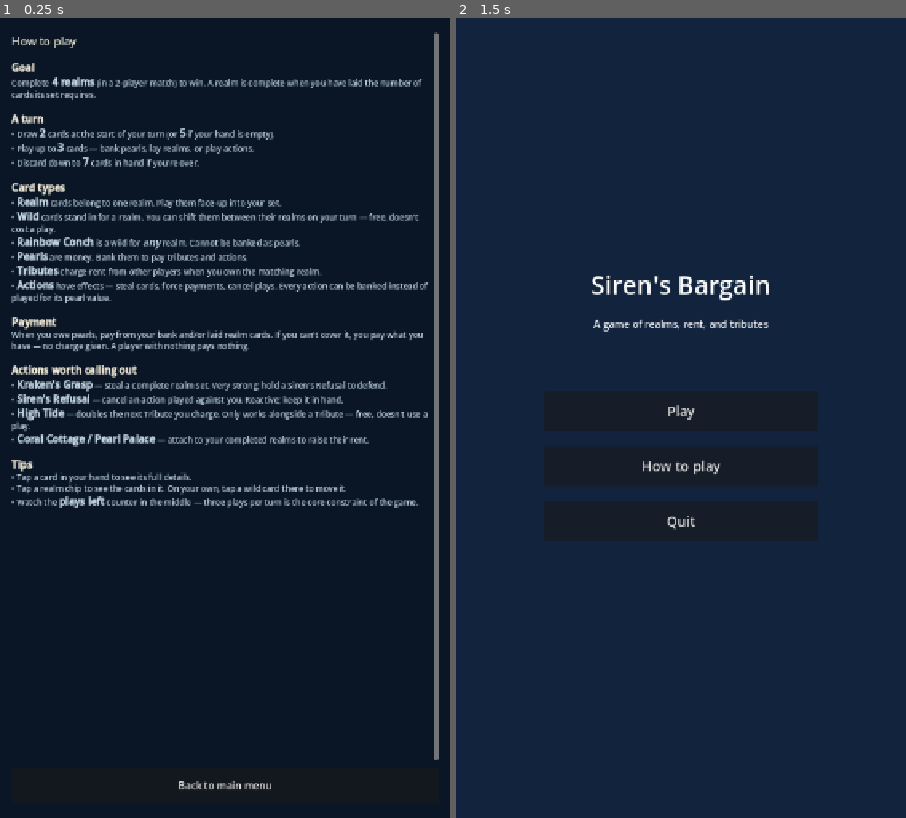
Above: before the commit, frames 1-2 (left to right).
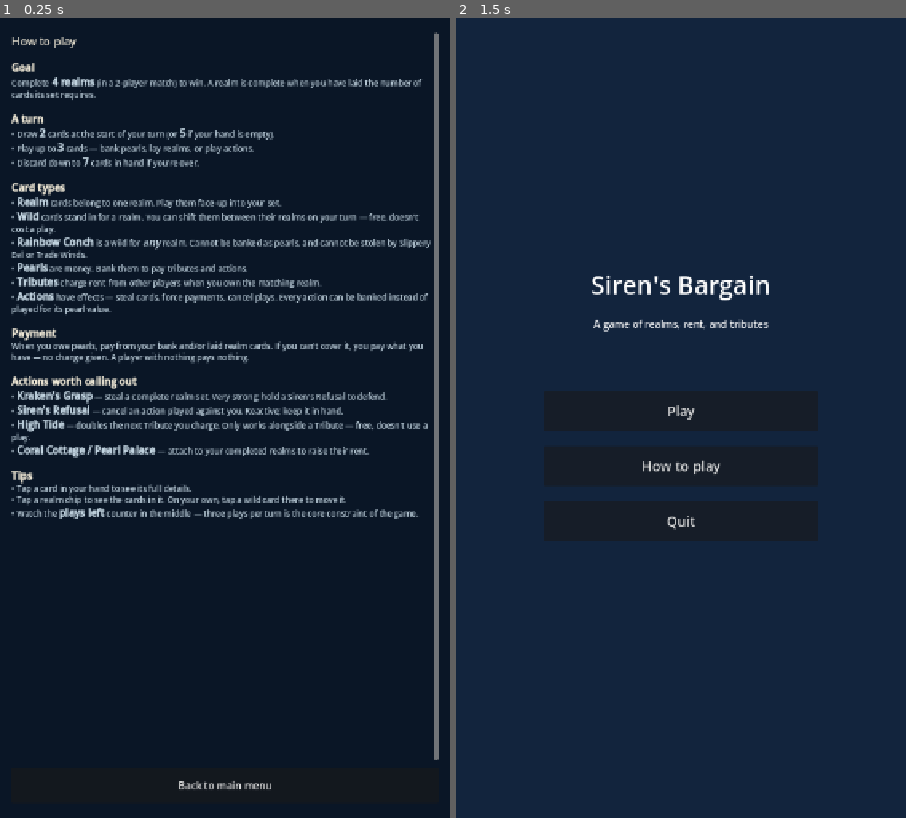
Above: after the commit, the same moments.

Repository: jordansaker/sirens-bargain
Game: Godot game, scene res://scenes/HowToPlay.tscn
Two runs of this game, one before a commit and one after it. Both use one fixed random seed, a clock stepped at 60 frames per second and the inputs below. This scene is started directly instead of the project's main scene.
Inputs (mouse positions are in pixels of both pictures, inside the frame that each line leads up to):
- Up to frame 1 (0.25 s): no input
- Up to frame 2 (1.5 s): tap Enter at 0.5 s; move the mouse to (780, 378) at 0.52 s; hold Shift 0.53-1.25 s; click (780, 378) at 0.67 s; click "Back to main menu" at 1.25 s

The runs differ from the first frame. In frame 1, 10% of the frame differs, in the area x 2-96%, y 27-63%; in frame 2, nothing differs.

Commit message:
Rainbow Conch is un-stealable by single-card mechanics
ActionResolver.can_slippery_eel / slippery_eel reject any stolen_card that
is_rainbow_conch(). Trade Winds rejects a Conch on either side (own_card
or their_card). Kraken's Grasp is unchanged — a Conch inside a completed
set still travels with the whole set.

UI: the peek picker for Eel/Trade shows a "Rainbow Conch can't be stolen"
prompt and reopens the peek instead of silently no-oping. Card-detail
popup and how-to-play screen both mention the rule.

Three new tests cover the guard: 161/161 pass, 857 asserts.

Co-Authored-By: Claude Opus 4.7 (1M context) <noreply@anthropic.com>

Diff:
--- a/scripts/core/ActionResolver.gd
+++ b/scripts/core/ActionResolver.gd
@@ -50,6 +50,11 @@
 			target = p
 			break
 	if target == null:
+		return false
+	# Rainbow Conch is untouchable by Slippery Eel — it's a shared "any realm"
+	# wild and letting it hop between players via a single-card steal would
+	# make it too swingy.
+	if stolen_card.is_rainbow_conch():
 		return false
 	var source_realm := _find_realm(target, stolen_card)
 	if source_realm == "":
@@ -80,6 +85,10 @@
 			target = p
 			break
 	if target == null:
+		return false
+	# Rainbow Conch is untouchable — swapping it either direction would let
+	# it change owners outside a full-set steal.
+	if own_card.is_rainbow_conch() or their_card.is_rainbow_conch():
 		return false
 	var own_source := _find_realm(initiator, own_card)
 	if own_source == "":
@@ -166,6 +175,8 @@
 	var target := _player_by_id(gs, target_id)
 	if target == null:
 		return false
+	if stolen_card.is_rainbow_conch():
+		return false
 	var source_realm := _find_realm(target, stolen_card)
 	if source_realm == "":
 		return false
@@ -185,6 +196,8 @@
 	var target := _player_by_id(gs, target_id)
 	if target == null:
 		return false
+	if own_card.is_rainbow_conch() or their_card.is_rainbow_conch():
+		return false
 	var own_source := _find_realm(initiator, own_card)
 	if own_source == "":
 		return false
--- a/scripts/ui/GameScreen.gd
+++ b/scripts/ui/GameScreen.gd
@@ -854,6 +854,16 @@
 	if target_id < 0 or card == null:
 		_reset_to_idle()
 		return
+	# Rainbow Conch is untouchable — reject with a prompt so the picker feels
+	# consistent (also enforced by the resolver).
+	if card.is_rainbow_conch():
+		_prompt("Rainbow Conch can't be stolen. Pick another card.")
+		# Reopen the peek so the player can try again in the same realm.
+		var pid: int = int(_ctx.get("peek_player", target_id))
+		var realm: String = _ctx.get("peek_realm", "")
+		if not realm.is_empty():
+			_show_realm_peek(pid, realm, Callable(self, "_eel_stolen_picked"))
+		return
 	_eel_pick_dest(target_id, card)
 
 func _eel_pick_dest(target_id: int, stolen: CardData) -> void:
@@ -914,6 +924,13 @@
 func _trade_theirs_picked(card: CardData) -> void:
 	if card == null:
 		_reset_to_idle()
+		return
+	if card.is_rainbow_conch():
+		_prompt("Rainbow Conch can't be swapped. Pick another card.")
+		var realm: String = _ctx.get("peek_realm", "")
+		var pid: int = int(_ctx.get("peek_player", _ctx.get("trade_target", -1)))
+		if not realm.is_empty():
+			_show_realm_peek(pid, realm, Callable(self, "_trade_theirs_picked"))
 		return
 	_ctx["trade_their_card"] = card
 	# Now pick one of our own loose cards to hand over.
@@ -939,6 +956,12 @@
 func _trade_own_picked(card: CardData) -> void:
 	if card == null:
 		_reset_to_idle()
+		return
+	if card.is_rainbow_conch():
+		_prompt("Rainbow Conch can't be swapped. Pick another card.")
+		var realm: String = _ctx.get("peek_realm", "")
+		if not realm.is_empty():
+			_show_realm_peek(HUMAN_ID, realm, Callable(self, "_trade_own_picked"))
 		return
 	# _trade_pick_their_dest picks the destination realm on our board for
 	# their card. Its first arg (own_realm) is ignored — we only need the card.
@@ -1484,7 +1507,7 @@
 			return "Play into %s to build your set. Complete sets win the game (4 in a 2-player match)." % c.realm
 		CardData.Type.WILD_REALM:
 			if c.is_rainbow_conch():
-				return "Plays into any realm. Cannot be banked as pearls. On your turn you can shift it freely between realms — free action."
+				return "Plays into any realm. Cannot be banked as pearls, and can't be taken by Slippery Eel or Trade Winds. On your turn you can shift it freely between realms — free action."
 			return "Plays into either %s. On your turn you can shift it between the two realms — free action." % " or ".join(c.realms)
 		CardData.Type.PEARL:
 			return "Bank it to pay tributes and other players' actions. Pearls can only be banked, not played."
--- a/scripts/ui/HowToPlay.gd
+++ b/scripts/ui/HowToPlay.gd
@@ -21,7 +21,7 @@
 [color=#EDE6D4][b]Card types[/b][/color]
 • [b]Realm[/b] cards belong to one realm. Play them face-up into your set.
 • [b]Wild[/b] cards stand in for a realm. You can shift them between their realms on your turn — free, doesn't cost a play.
-• [b]Rainbow Conch[/b] is a wild for [i]any[/i] realm. Cannot be banked as pearls.
+• [b]Rainbow Conch[/b] is a wild for [i]any[/i] realm. Cannot be banked as pearls, and cannot be stolen by Slippery Eel or Trade Winds.
 • [b]Pearls[/b] are money. Bank them to pay tributes and actions.
 • [b]Tributes[/b] charge rent from other players when you own the matching realm.
 • [b]Actions[/b] have effects — steal cards, force payments, cancel plays. Every action can be banked instead of played for its pearl value.
--- a/tests/test_action_resolver.gd
+++ b/tests/test_action_resolver.gd
@@ -502,6 +502,33 @@
 	assert_false(tm.play_slippery_eel(stray, 1, stolen, "Kelp Forest"))
 	assert_eq((target.realms["Kelp Forest"] as Array).size(), 2, "Untouched")
 
+func _rainbow_conch(id: String = "wild_rainbow_conch_test") -> CardData:
+	var c := CardData.new()
+	c.id = id
+	c.name = "Rainbow Conch"
+	c.type = CardData.Type.WILD_REALM
+	c.value = 0
+	c.realms = Realms.all_realms()
+	return c
+
+func test_eel_cannot_steal_rainbow_conch() -> void:
+	var gs := _game(2, [] as Array[CardData])
+	var tm := TurnManager.new(gs)
+	var thief := gs.current_player()
+	var target := gs.players[1]
+	# Target has a Rainbow Conch loose in Kelp Forest, plus one plain card so
+	# the set is incomplete (so complete-set rule isn't what's blocking us).
+	_stock_realm(target, "Kelp Forest", 1)
+	var conch := _rainbow_conch()
+	target.hand.append(conch)
+	target.play_realm(conch, "Kelp Forest")
+	var eel := _eel()
+	thief.hand.append(eel)
+	assert_false(tm.play_slippery_eel(eel, 1, conch, "Kelp Forest"),
+		"Rainbow Conch is untouchable by Slippery Eel")
+	assert_true((target.realms["Kelp Forest"] as Array).has(conch),
+		"Conch stayed with the target")
+
 # ---- Trade Winds ----
 
 func _trade(id: String = "trade_1") -> CardData:
@@ -533,6 +560,43 @@
 	assert_eq((me.realms["Tide Pools"] as Array).size(), 1,
 		"Your Tide came to me")
 	assert_eq((you.realms["Tide Pools"] as Array).size(), 0)
+
+func test_trade_winds_cannot_take_rainbow_conch() -> void:
+	var gs := _game(2, [] as Array[CardData])
+	var tm := TurnManager.new(gs)
+	var me := gs.current_player()
+	var you := gs.players[1]
+	_stock_realm(me, "Kelp Forest", 1)
+	_stock_realm(you, "Tide Pools", 1)
+	var mine: CardData = (me.realms["Kelp Forest"] as Array)[0]
+	var conch := _rainbow_conch()
+	you.hand.append(conch)
+	you.play_realm(conch, "Tide Pools")
+	var trade := _trade()
+	me.hand.append(trade)
+	assert_false(tm.play_trade_winds(
+		trade, 1, mine, "Tide Pools", conch, "Kelp Forest"
+	), "Rainbow Conch is untouchable by Trade Winds (as their card)")
+	assert_true((you.realms["Tide Pools"] as Array).has(conch))
+	assert_true((me.realms["Kelp Forest"] as Array).has(mine))
+
+func test_trade_winds_cannot_offer_rainbow_conch() -> void:
+	var gs := _game(2, [] as Array[CardData])
+	var tm := TurnManager.new(gs)
+	var me := gs.current_player()
+	var you := gs.players[1]
+	var conch := _rainbow_conch()
+	me.hand.append(conch)
+	me.play_realm(conch, "Kelp Forest")
+	_stock_realm(you, "Tide Pools", 1)
+	var theirs: CardData = (you.realms["Tide Pools"] as Array)[0]
+	var trade := _trade()
+	me.hand.append(trade)
+	assert_false(tm.play_trade_winds(
+		trade, 1, conch, "Tide Pools", theirs, "Kelp Forest"
+	), "Rainbow Conch is untouchable by Trade Winds (as own card)")
+	assert_true((me.realms["Kelp Forest"] as Array).has(conch))
+	assert_true((you.realms["Tide Pools"] as Array).has(theirs))
 
 func test_trade_winds_refuses_when_own_side_completed() -> void:
 	var gs := _game(2, [] as Array[CardData])
